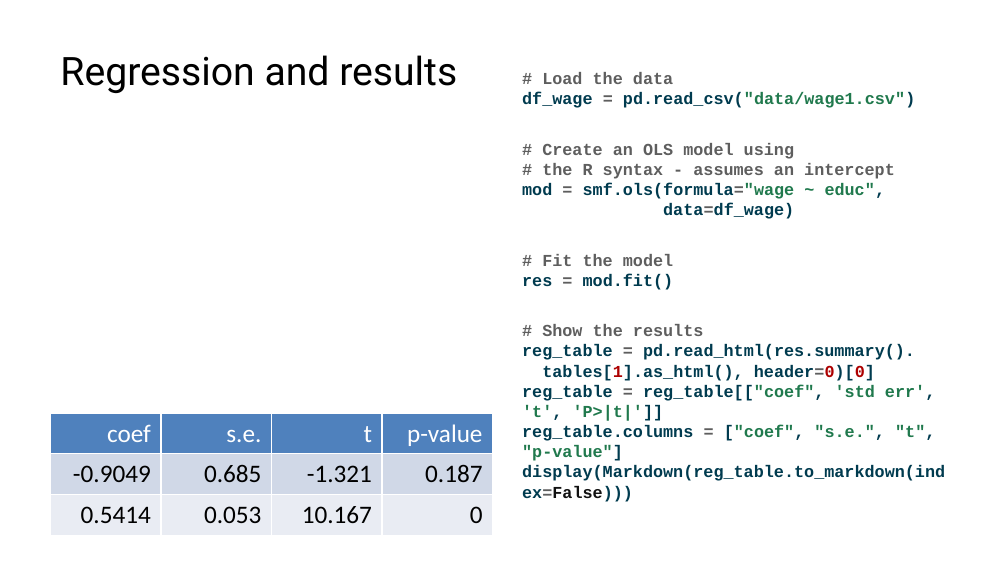
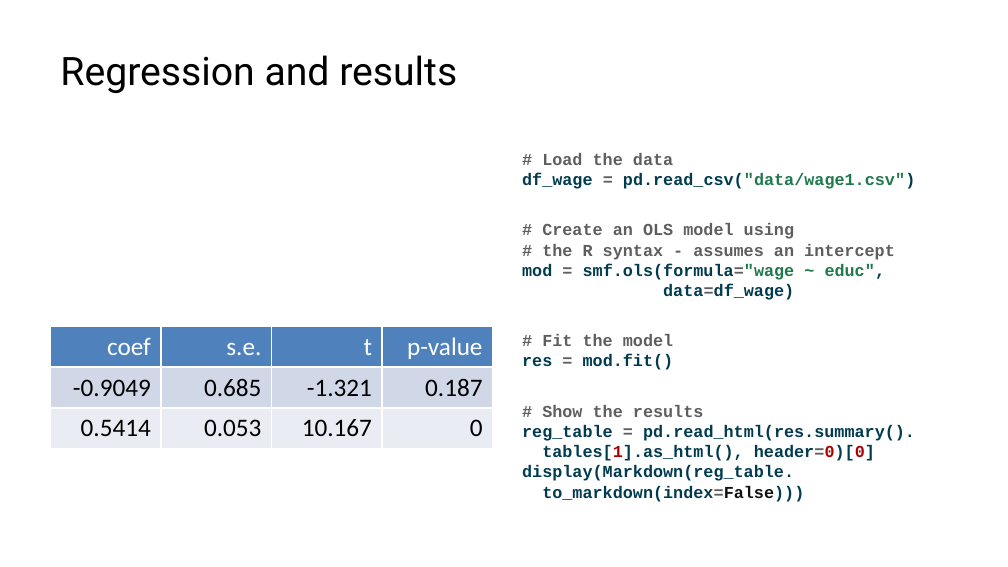
Before and after one commit to lucas-a-meyer/using-quarto, a slide deck: slide 15 of docs/presentation.pptx. Drawn at 1008x567 pixels with LibreOffice and Linux fonts; fonts in the diff are those of the drawing. Boxes give left, top, right and bottom in pixels: in the first picture for what was removed or moved away, otherwise in the second. Text is boxed around its words. In the diff, an @@ line names an element or a change of style, - is before the commit and + after.

```diff
--- a/docs/presentation.pptx
+++ b/docs/presentation.pptx
@@ text at box(522, 153, 915, 502): text changed @@
-# Load the data
-df_wage = pd.read_csv("data/wage1.csv")
-# Create an OLS model using
-# the R syntax - assumes an intercept
-mod = smf.ols(formula="wage ~ educ",
-data=df_wage)
-# Fit the model
-res = mod.fit()
-# Show the results
-reg_table = pd.read_html(res.summary().
-tables[1].as_html(), header=0)[0]
-reg_table = reg_table[["coef", 'std err', 't', 'P>|t|']]
-reg_table.columns = ["coef", "s.e.", "t", "p-value"]
-display(Markdown(reg_table.to_markdown(index=False)))
+# Load the data
+df_wage = pd.read_csv("data/wage1.csv")
+# Create an OLS model using
+# the R syntax - assumes an intercept
+mod = smf.ols(formula="wage ~ educ",
+data=df_wage)
+# Fit the model
+res = mod.fit()
+# Show the results
+reg_table = pd.read_html(res.summary().
+tables[1].as_html(), header=0)[0]
+display(Markdown(reg_table.
+to_markdown(index=False)))
@@ table: place and size @@
-table at box(50, 413, 494, 527)
+table at box(50, 327, 494, 506)
```
Also in this commit, not shown: 8 other files.
